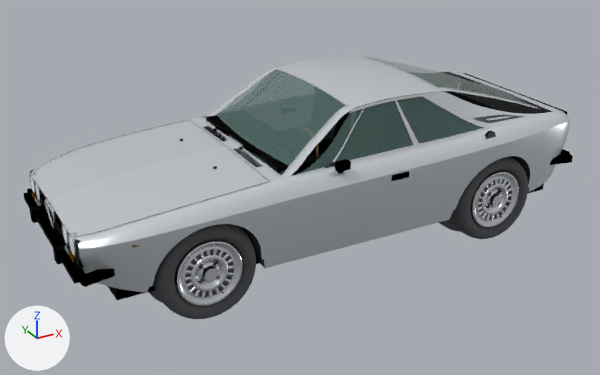
One commit to the glTF model public/models/alfa-romeo-1973-cad.glb: the scene before it, then after it.
The view is the same before and after, from a 50 mm camera at (-1.419, -2.474, 1.136) aimed at (-0.067, -0.016, -0.093). The lights are fixed; the arrows at lower left show +X, +Y and +Z. The first picture is the older version. Vertices at exactly the same position are counted once.

The older version as bpy lines, for what is in view:
```python
me_alfetta_gtv_multimaterial_mesh = bpy.data.meshes.new('Alfetta_GTV_MultiMaterial_Mesh')
me_alfetta_gtv_multimaterial_mesh.from_pydata(...)  # 43951 vertices, 79496 faces; spans x -1.0..0.97, y -0.4..0.4, z -0.33..0.3
me_alfetta_gtv_multimaterial_mesh.materials.append(mat_carpaint)  # white #dfe5ea
me_alfetta_gtv_multimaterial_mesh.materials.append(mat_chrome)  # white #f9fcfe
me_alfetta_gtv_multimaterial_mesh.materials.append(mat_glass)  # greyish cyan #61817c
me_alfetta_gtv_multimaterial_mesh.materials.append(mat_rubberblack)  # dark grey #4d5054
me_alfetta_gtv_multimaterial_mesh.materials.append(mat_alloyrim)  # white #ebeff3
me_alfetta_gtv_multimaterial_mesh.materials.append(mat_headlightlens)  # white #fafdff, glowing grey #6c6f76
me_alfetta_gtv_multimaterial_mesh.materials.append(mat_amberlens)  # orange #f3b33f
me_alfetta_gtv_multimaterial_mesh.materials.append(mat_redtaillight)  # red #dd4b55
me_alfetta_gtv_multimaterial_mesh.materials.append(mat_interiordark)  # dark grey #55575b
me_alfetta_gtv_multimaterial_mesh.materials.append(mat_interiorwood)  # brown #b18155
ob_alfa_romeo_alfetta_gtv_1973 = bpy.data.objects.new('Alfa_Romeo_Alfetta_GTV_1973', me_alfetta_gtv_multimaterial_mesh)
ob_alfa_romeo_alfetta_gtv_1973.location = (0.0, 0.0, 0.0)
```
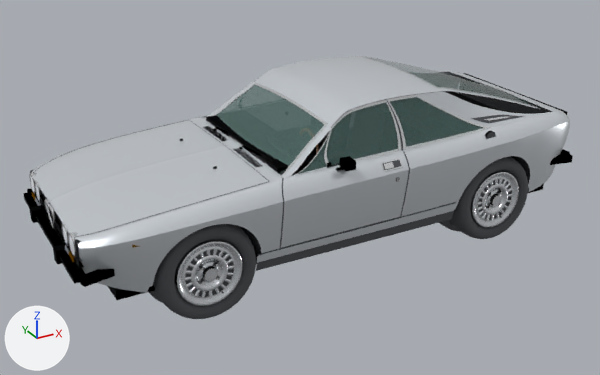
The change in detail:
me_alfetta_gtv_multimaterial_mesh is used by ob_alfa_romeo_alfetta_gtv_1973; location (0.0, 0.0, 0.0).
me_alfetta_gtv_multimaterial_mesh had 43951 vertices, 79496 faces and spanned x -1.0..0.97, y -0.4..0.4, z -0.33..0.3.
me_alfetta_gtv_multimaterial_mesh now has 47123 vertices, 84120 faces and spans x -1.0..0.97, y -0.41..0.4, z -0.33..0.3.
me_alfetta_gtv_multimaterial_mesh part 1: the loose piece of 8 vertices spanning x 0.08..0.13, y -0.4..-0.39, z 0.06 is scaled about its middle by (0.651, 5.97, 4.14), then moved by (-0.2, 0.01, 0.08).
me_alfetta_gtv_multimaterial_mesh part 2: 522 vertices moved within x -0.28..0.62, y -0.34..0.34, z 0.11..0.3; 1527 vertices removed from x -0.29..0.7, y -0.4..0.4, z 0.05..0.3; 4475 vertices added at x -0.41..0.69, y -0.41..0.4, z -0.19..0.3.
me_alfetta_gtv_multimaterial_mesh part 3: 27 faces spanning x -0.1..-0.05, y -0.24..0.25, z 0.24..0.28 switch from mat_glass (greyish cyan #61817c) to mat_carpaint (white #dfe5ea).
me_alfetta_gtv_multimaterial_mesh part 4: 14 faces spanning x -0.11..-0.1, y -0.12..0.14, z 0.24..0.25 switch from mat_glass (greyish cyan #61817c) to mat_chrome (white #f9fcfe).
Other edits to the shape of me_alfetta_gtv_multimaterial_mesh do not show in these pictures.

Location of each change, (x1, y1, x2, y2) in pixels of the pictures (600 x 375 px; the box of a moved part takes in the faces that stretch with it):
part 1 of me_alfetta_gtv_multimaterial_mesh, moved or reshaped: before (394, 173, 408, 178); after (340, 156, 356, 171)
part 2 of me_alfetta_gtv_multimaterial_mesh, built on: before (207, 56, 522, 181); after (196, 56, 524, 271)
part 3 of me_alfetta_gtv_multimaterial_mesh, recoloured: (260, 79, 337, 119) in both
part 4 of me_alfetta_gtv_multimaterial_mesh, recoloured: before (269, 91, 305, 112); after (271, 90, 306, 110)
